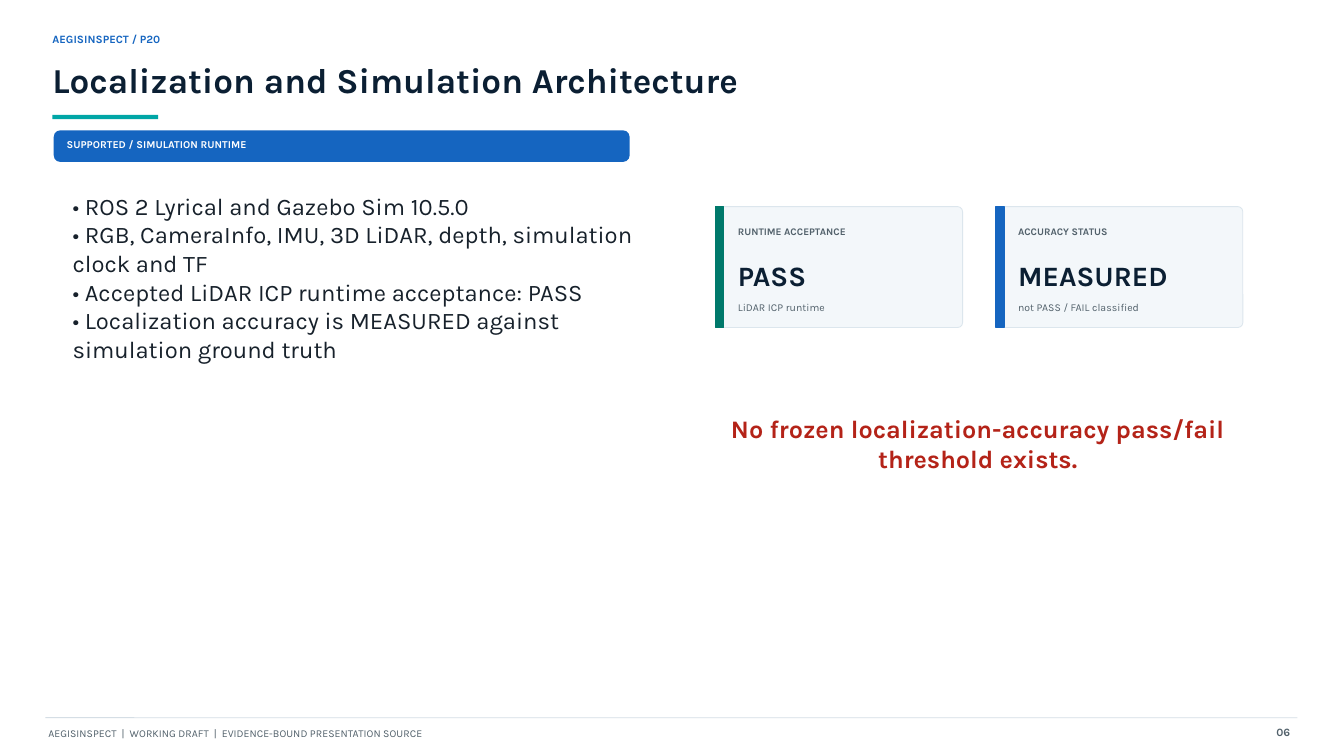
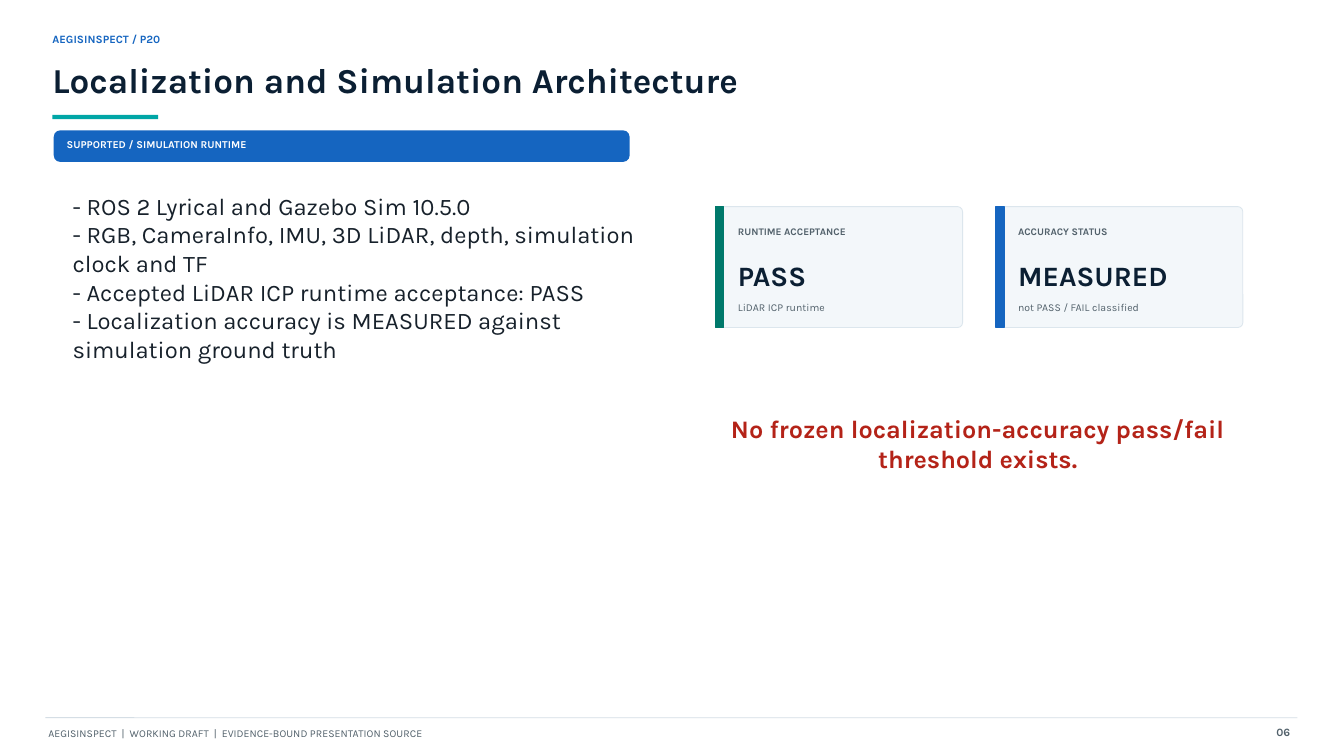
Before and after one commit to AritraAcherjee/autonomous-drone-infrastructure-inspection, a slide deck: slide 6 of outputs/presentation/AegisInspect_P20_working_draft.pptx. Drawn at 1344x756 pixels with LibreOffice and Linux fonts; fonts in the diff are those of the drawing. Boxes give left, top, right and bottom in pixels: in the first picture for what was removed or moved away, otherwise in the second. Text is boxed around its words. In the diff, an @@ line names an element or a change of style, - is before the commit and + after.

```diff
--- a/outputs/presentation/AegisInspect_P20_working_draft.pptx
+++ b/outputs/presentation/AegisInspect_P20_working_draft.pptx
@@ text at <box>73,198,634,364</box>: text changed @@
-• ROS 2 Lyrical and Gazebo Sim 10.5.0
-• RGB, CameraInfo, IMU, 3D LiDAR, depth, simulation clock and TF
-• Accepted LiDAR ICP runtime acceptance: PASS
-• Localization accuracy is MEASURED against simulation ground truth
+- ROS 2 Lyrical and Gazebo Sim 10.5.0
+- RGB, CameraInfo, IMU, 3D LiDAR, depth, simulation clock and TF
+- Accepted LiDAR ICP runtime acceptance: PASS
+- Localization accuracy is MEASURED against simulation ground truth
```
Also in this commit, not shown: 11 other slides changed, 2 slides added, 2 slides removed, 21 other files.
